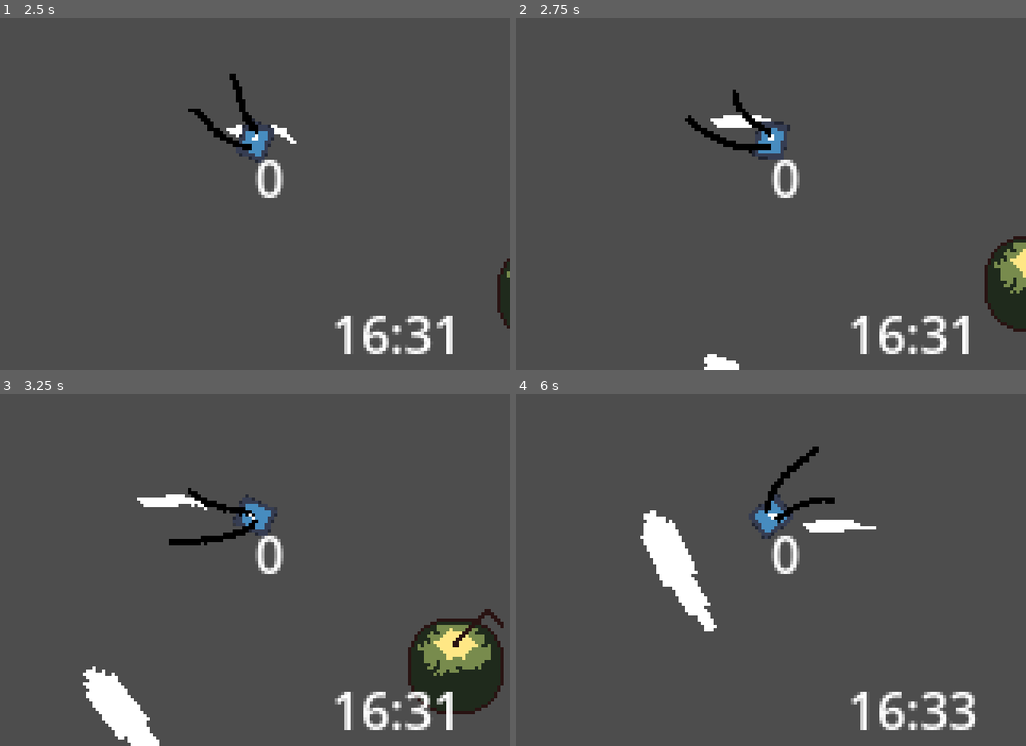
Above: before the commit, frames 1-4 (two rows, left to right).
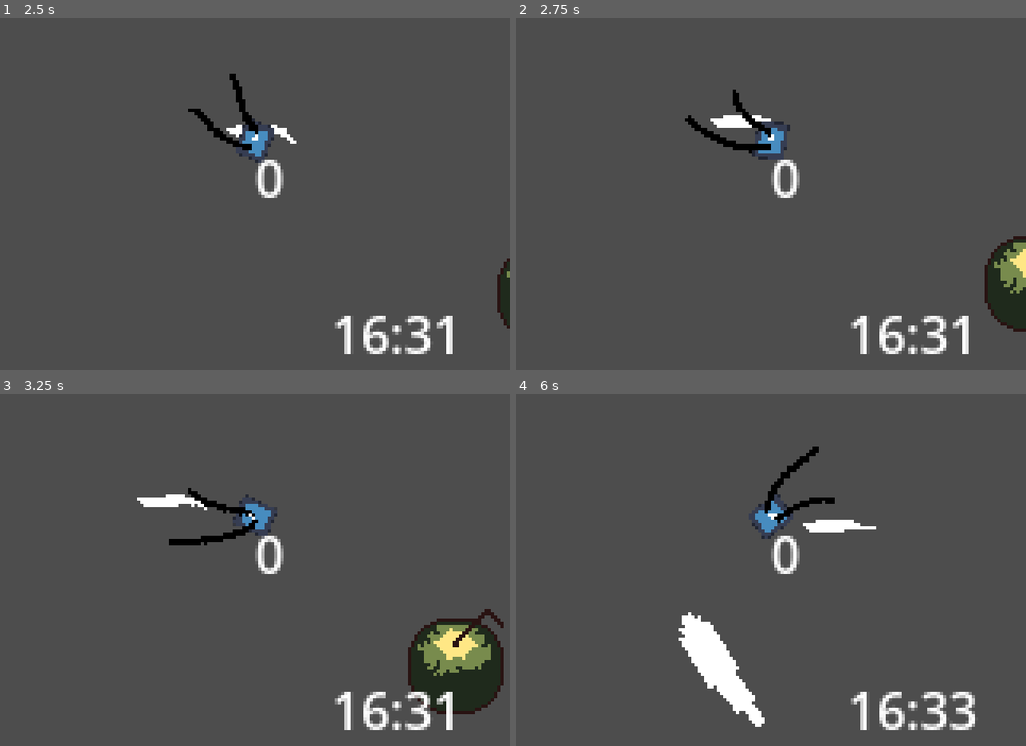
Above: after the commit, the same moments.

Repository: andrebariani/gbjam_12_spooky_fishing
Game: Godot game, scene res://scenes/test_scene.tscn
Two runs of this game, one before a commit and one after it. Both use one fixed random seed, a clock stepped at 60 frames per second and the inputs below. The engine's default icon, where the game draws it, is replaced by a stand-in: a white triangle on a blue panel in a dark square.
Inputs:
- Up to frame 1 (2.5 s): hold Right (right) 0.53-1.28 s; tap Z (A) at 0.6, 1.55, 2.1 s; tap X (B) at 0.8, 1.35, 2.3 s; hold Down (down) 1.28-2.03 s; hold Right (right) from 2.03 s (still down)
- Up to frame 2 (2.75 s): keep holding Right (right)
- Up to frame 3 (3.25 s): release Right (right) at 2.78 s; hold Up (up) from 2.78 s (still down); tap X (B) at 2.85 s; tap Z (A) at 3.05 s
- Up to frame 4 (6 s): release Up (up) at 3.53 s; hold Left (left) 3.53-5.03 s; tap Z (A) at 3.6, 4.55, 5.1 s; tap X (B) at 3.8, 4.35, 5.3, 5.85 s; hold Down (down) 5.03-5.78 s; hold Right (right) from 5.78 s (still down)

Frame 1 is identical in both runs. In frame 2, 0.2% of the frame differs, in the area x 36-44%, y 95-100%; in frame 3, 1.6%; in frame 4, 3.8%, in the area x 24-49%, y 33-95%.

Commit message:
we got fishing!

Diff:
--- a/scenes/entities/fish/Osteochthys.tres
+++ b/scenes/entities/fish/Osteochthys.tres
@@ -4,13 +4,19 @@
 
 [resource]
 script = ExtResource("1_u5bmx")
-id = null
-name = null
-description = null
-is_moochable = null
-behavior = null
-size_centimeters = null
-shadow_size = null
+id = &"bonefish"
+name = "Osteochthys"
+description = "Living fish bones that defies nature itself."
+is_moochable = false
+stamina = 0.0
+behavior = "Static"
+size_centimeters = 12.0
+is_fixed_attempts = false
+max_attempts = 7
+min_interval = 0.3
+max_interval = 3.0
+hook_window = 3.0
+shadow_size = 1
 weather = "None"
-is_timed_only = null
-time_window = null
+is_timed_only = false
+time_window = 0
--- a/scenes/entities/fish/fish_data.gd
+++ b/scenes/entities/fish/fish_data.gd
@@ -11,6 +11,13 @@
 @export_enum("Static", "Fidgety") var behavior: String = "Static"
 @export_range(0.1, 20, 0.1) var size_centimeters: float
 
+@export_subgroup("Nibble Logic")
+@export var is_fixed_attempts: bool = false
+@export var max_attempts: int = 7
+@export var min_interval: float= 0.3
+@export var max_interval: float=  3.0
+@export var hook_window: float = 3.0
+
 @export_subgroup("Shadow")
 enum SHADOW_SIZE {SMALL, MEDIUM, LARGE, HUGE, TITANIC}
 @export var shadow_size: SHADOW_SIZE = SHADOW_SIZE.MEDIUM
--- a/scenes/entities/player/states/cast.gd
+++ b/scenes/entities/player/states/cast.gd
@@ -3,9 +3,11 @@
 @onready var tween: Tween
 var cast_dir := Vector2.RIGHT
 var rotation = 0
+var button_was_pressed: bool
 
 func begin():
 	var e: PlayerBoat = entity
+	button_was_pressed = e.get_input(e.input_start, 'pressed')
 
 	e.cast_power = 0
 
@@ -25,8 +27,13 @@
 	var e: PlayerBoat = entity
 
 	var button_pressed = e.get_input(e.input_start, 'pressed')
-	#var button_just_pressed = e.get_input(e.input_start, 'just_pressed')
+	var button_just_pressed = e.get_input(e.input_start, 'just_pressed')
 	var button_released = e.get_input(e.input_start, 'just_released')
+	if button_just_pressed:
+		button_was_pressed = false
+	if button_was_pressed:
+		button_pressed = false
+		button_released = false
 
 	e.velocity = e.velocity.move_toward(Vector2.ZERO, e.FRICTION * delta)
 
--- a/scenes/entities/player/states/fishing.gd
+++ b/scenes/entities/player/states/fishing.gd
@@ -15,8 +15,11 @@
 
 	e.velocity = e.velocity.move_toward(Vector2.ZERO, e.FRICTION * delta)
 
-	if e.tackle_instance.state != e.tackle_instance.LAUNCH:
-		if e.global_position.distance_to(e.tackle_instance.global_position) < 5:
-			e.despawn_tackle()
-			end("Idle")
-			return
+	if e.tackle_instance:
+		if e.tackle_instance.state != e.tackle_instance.LAUNCH:
+			if e.global_position.distance_to(e.tackle_instance.global_position) < 5:
+				e.despawn_tackle()
+				end("Idle")
+				return
+	else:
+		end("Idle")
--- a/scenes/entities/player/states/idle.gd
+++ b/scenes/entities/player/states/idle.gd
@@ -7,5 +7,5 @@
 
 	if e.inputs.dirv:
 		end("Move")
-	elif e.get_input(e.input_start, 'just_released'):
+	elif e.get_input(e.input_start, 'just_pressed'):
 		end("Cast")
--- /dev/null
+++ b/scenes/entities/shadow/bite.gd
@@ -0,0 +1,44 @@
+extends State
+
+@onready var biteTimer = $BiteTimer
+
+var current_fish_hook_sec = 0
+
+func begin():
+	var e: Shadow = entity
+	var bait = e.detectArea.bait
+
+	bait.bite()
+
+	biteTimer.start(e.fish.hook_window)
+
+
+func run(delta):
+	var e: Shadow = entity
+	var bait = e.detectArea.bait
+
+	e.velocity = e.velocity.move_toward(Vector2.ZERO, e.FRICTION * delta)
+
+	if bait:
+		if bait.hooked:
+			print_debug('You caught a ', e.fish.name)
+			biteTimer.stop()
+			bait.despawn()
+			e.call_deferred("queue_free")
+	else:
+		end('Idle')
+
+
+func before_end(_next):
+	biteTimer.stop()
+
+
+func _on_bite_timer_timeout():
+	var e: Shadow = entity
+	var bait = e.detectArea.bait
+
+	bait.despawn()
+
+	print_debug('Fish escaped...', e.fish.name)
+
+	end('Escape')
--- /dev/null
+++ b/scenes/entities/shadow/chase.gd
@@ -0,0 +1,25 @@
+extends State
+
+
+func run(delta):
+	var e: Shadow = entity
+
+	var bait = e.detectArea.bait
+	if bait != null:
+		var dir = e.global_position.direction_to(bait.global_position)
+		var distance = e.global_position.distance_to(bait.global_position)
+		var target_velocity = Vector2.ZERO
+		var friction_multiplier = e.FRICTION
+		e.rotation = lerp_angle(e.rotation, dir.normalized().angle(), 0.05)
+
+		if e.chaseTimer.is_stopped():
+			if distance >= 5:
+				target_velocity = dir * (e.SPEED - 10)
+				friction_multiplier = e.ACCEL
+			else:
+				friction_multiplier = 3 * e.FRICTION
+				end("Nibble")
+
+		e.velocity = e.velocity.move_toward(target_velocity, friction_multiplier * delta)
+	else:
+		end("Idle")
--- /dev/null
+++ b/scenes/entities/shadow/escape.gd
@@ -0,0 +1,13 @@
+extends State
+
+
+func run(delta):
+	var e: Shadow = entity
+
+	var dir = e.global_position.direction_to(e.target_pos)
+	e.velocity = e.velocity.move_toward(dir * (e.SPEED * 10), e.ACCEL * delta)
+	e.rotation = lerp_angle(e.rotation, dir.normalized().angle(), 0.05)
+
+	if e.global_position.distance_to(e.target_pos) <= 1:
+		e.roamTimer.start(randf_range(1, 5))
+		end("Idle")
--- /dev/null
+++ b/scenes/entities/shadow/idle.gd
@@ -0,0 +1,14 @@
+extends State
+
+
+func begin():
+	var e: Shadow = entity
+	e.roamTimer.start(randf_range(1, 5))
+
+func run(delta):
+	var e: Shadow = entity
+
+	e.velocity = e.velocity.move_toward(Vector2.ZERO, e.FRICTION * delta)
+	e.seek_bait()
+	if e.roamTimer.is_stopped():
+		end("Roam")
--- /dev/null
+++ b/scenes/entities/shadow/nibble.gd
@@ -0,0 +1,60 @@
+extends State
+
+@onready var nibbleTimer := $NibbleTimer
+
+@onready var tween: Tween
+
+var nibbles = 0
+var MAX_NIBBLE = 0.3
+var MIN_NIBBLE = 3.0
+
+func begin():
+	var e: Shadow = entity
+
+	if e.fish.is_fixed_attempts:
+		nibbles = e.fish.max_attempts
+	else:
+		nibbles = randi_range(0, e.fish.max_attempts)
+	nibbleTimer.start(randf_range(e.fish.min_interval, e.fish.max_interval))
+
+
+func run(delta):
+	var e: Shadow = entity
+
+	e.velocity = e.velocity.move_toward(Vector2.ZERO, e.FRICTION * delta)
+
+	var bait = e.detectArea.bait
+	if bait:
+		var distance = e.global_position.distance_to(bait.global_position)
+
+		if nibbles <= 0:
+			end("Bite")
+			return
+		elif distance >= 5:
+			end("Chase")
+	else:
+		end("Idle")
+
+
+func before_end(_next):
+	nibbleTimer.stop()
+
+
+func play_nibble_animation():
+	var e: Shadow = entity
+
+	tween = get_tree().create_tween()
+	tween.tween_property(e.body, 'position', Vector2(2, 0), 0.1) \
+		.set_ease(Tween.EASE_IN) \
+		.set_trans(Tween.TRANS_QUAD)
+	tween.tween_property(e.body, 'position', Vector2.ZERO, 0.2) \
+		.set_ease(Tween.EASE_OUT) \
+		.set_trans(Tween.TRANS_QUAD)
+	tween.play()
+
+
+func _on_nibble_timer_timeout():
+	nibbles -= 1
+	if nibbles > 0:
+		play_nibble_animation()
+		nibbleTimer.start(randf_range(MIN_NIBBLE, MAX_NIBBLE))
--- /dev/null
+++ b/scenes/entities/shadow/roam.gd
@@ -0,0 +1,14 @@
+extends State
+
+
+func run(delta):
+	var e: Shadow = entity
+
+	e.seek_bait()
+	var dir = e.global_position.direction_to(e.target_pos)
+	e.velocity = e.velocity.move_toward(dir * e.SPEED, e.ACCEL * delta)
+	e.rotation = lerp_angle(e.rotation, dir.normalized().angle(), 0.05)
+
+	if e.global_position.distance_to(e.target_pos) <= 1:
+		e.roamTimer.start(randf_range(5, 15))
+		end("Idle")
--- a/scenes/entities/shadow/shadow.gd
+++ b/scenes/entities/shadow/shadow.gd
@@ -7,13 +7,15 @@
 @onready var detectArea = $DetectArea
 @onready var lineOfSight = $LineOfSight
 
+@onready var sm: StateMachine = $States
+
 @onready var roamTimer = $RoamingTimer
 @onready var chaseTimer = $ChaseTimer
 
 const SPEED = 50.0
 const ROTATION_SPEED = 1.2
 const FRICTION = 50
-const ACCEL = 50
+const ACCEL = 20
 
 var state = IDLE
 enum {
@@ -21,7 +23,8 @@
 	ROAM,
 	CHASE,
 	NIBBLE,
-	BITE
+	BITE,
+	ESCAPE
 }
 
 var roaming_range = 64
@@ -36,42 +39,13 @@
 
 	update_target_position()
 
+	sm.init(self)
+
 
 func _physics_process(delta):
 	lineOfSight.force_raycast_update()
 
-	match state:
-		IDLE:
-			velocity = velocity.move_toward(Vector2.ZERO, FRICTION * delta)
-			seek_bait()
-			if roamTimer.is_stopped():
-				state = ROAM
-		ROAM:
-			seek_bait()
-			var dir = global_position.direction_to(target_pos)
-			velocity = velocity.move_toward(dir * SPEED, ACCEL * delta)
-			rotation = lerp_angle(rotation, dir.normalized().angle(), 0.05)
-
-			if global_position.distance_to(target_pos) <= 1:
-				roamTimer.start(randi_range(1, 5))
-				state = IDLE
-		CHASE:
-			var bait = detectArea.bait
-			if bait != null:
-				var dir = global_position.direction_to(bait.global_position)
-				rotation = lerp_angle(rotation, dir.normalized().angle(), 0.05)
-
-				if chaseTimer.is_stopped():
-					velocity = velocity.move_toward(dir * SPEED, ACCEL * delta)
-				else:
-					velocity = velocity.move_toward(Vector2.ZERO, FRICTION * delta)
-			else:
-				roamTimer.start(randi_range(2, 4))
-				state = IDLE
-		NIBBLE:
-			call_deferred("queue_free")
-		BITE:
-			call_deferred("queue_free")
+	sm.run(delta)
 
 	animate_body(delta)
 	move_and_slide()
@@ -93,7 +67,7 @@
 
 func seek_bait():
 	if detectArea.can_see_bait():
-		state = CHASE
+		sm.change_state("Chase")
 		chaseTimer.start(randf_range(0.5, 2))
 
 
@@ -106,7 +80,3 @@
 
 func _on_roaming_timer_timeout():
 	update_target_position()
-
-
-func _on_chase_timer_timeout():
-	pass
--- a/scenes/entities/shadow/shadow.tscn
+++ b/scenes/entities/shadow/shadow.tscn
@@ -1,21 +1,24 @@
-[gd_scene load_steps=9 format=3 uid="uid://bfoabmylt4ar5"]
+[gd_scene load_steps=14 format=3 uid="uid://bfoabmylt4ar5"]
 
 [ext_resource type="Script" path="res://scenes/entities/shadow/shadow.gd" id="1_amnuf"]
 [ext_resource type="Resource" uid="uid://bts3u0vfq5bhl" path="res://scenes/entities/fish/Osteochthys.tres" id="2_iguua"]
 [ext_resource type="Texture2D" uid="uid://cusnwg0quwr5s" path="res://assets/Sprite-0003.png" id="3_t6ea0"]
 [ext_resource type="Script" path="res://scenes/entities/shadow/detect_area.gd" id="4_c6y7k"]
 [ext_resource type="Script" path="res://scenes/entities/state_machine.gd" id="5_7ytth"]
-[ext_resource type="Script" path="res://scenes/entities/state.gd" id="6_hiwmx"]
+[ext_resource type="Script" path="res://scenes/entities/shadow/idle.gd" id="6_quvx2"]
+[ext_resource type="Script" path="res://scenes/entities/shadow/roam.gd" id="7_v0eq8"]
+[ext_resource type="Script" path="res://scenes/entities/shadow/chase.gd" id="8_x41m0"]
+[ext_resource type="Script" path="res://scenes/entities/shadow/nibble.gd" id="9_qjkme"]
+[ext_resource type="Script" path="res://scenes/entities/shadow/bite.gd" id="10_4x6r8"]
+[ext_resource type="Script" path="res://scenes/entities/shadow/escape.gd" id="11_4e4nq"]
 
-[sub_resource type="CapsuleShape2D" id="CapsuleShape2D_yv2gw"]
-radius = 47.0
-height = 148.0
+[sub_resource type="CircleShape2D" id="CircleShape2D_esab5"]
+radius = 44.0114
 
 [sub_resource type="CircleShape2D" id="CircleShape2D_xbx01"]
-radius = 7.0
+radius = 4.0
 
 [node name="Shadow" type="CharacterBody2D"]
-position = Vector2(56, 74)
 collision_layer = 8
 motion_mode = 1
 script = ExtResource("1_amnuf")
@@ -26,9 +29,8 @@
 metadata/_edit_lock_ = true
 
 [node name="Body" type="Line2D" parent="."]
-position = Vector2(20, 0)
 scale = Vector2(3, 3)
-points = PackedVector2Array(-6, 0, -14, 0, -20, 0)
+points = PackedVector2Array(0, 0, -8, 0, -14, 0)
 texture = ExtResource("3_t6ea0")
 texture_mode = 2
 metadata/_edit_lock_ = true
@@ -42,11 +44,10 @@
 
 [node name="DetectShape" type="CollisionShape2D" parent="DetectArea"]
 position = Vector2(30, 0)
-shape = SubResource("CapsuleShape2D_yv2gw")
-metadata/_edit_lock_ = true
+shape = SubResource("CircleShape2D_esab5")
 
 [node name="CollisionShape2D" type="CollisionShape2D" parent="."]
-position = Vector2(-7, 0)
+position = Vector2(-4, 0)
 shape = SubResource("CircleShape2D_xbx01")
 metadata/_edit_lock_ = true
 
@@ -61,12 +62,34 @@
 [node name="States" type="Node" parent="."]
 script = ExtResource("5_7ytth")
 
-[node name="state" type="Node" parent="States"]
-script = ExtResource("6_hiwmx")
+[node name="Idle" type="Node" parent="States"]
+script = ExtResource("6_quvx2")
+
+[node name="Roam" type="Node" parent="States"]
+script = ExtResource("7_v0eq8")
+
+[node name="Chase" type="Node" parent="States"]
+script = ExtResource("8_x41m0")
+
+[node name="Nibble" type="Node" parent="States"]
+script = ExtResource("9_qjkme")
+
+[node name="NibbleTimer" type="Timer" parent="States/Nibble"]
+one_shot = true
+
+[node name="Bite" type="Node" parent="States"]
+script = ExtResource("10_4x6r8")
+
+[node name="BiteTimer" type="Timer" parent="States/Bite"]
+one_shot = true
+
+[node name="Escape" type="Node" parent="States"]
+script = ExtResource("11_4e4nq")
 
 [connection signal="area_entered" from="DetectArea" to="DetectArea" method="_on_area_entered"]
 [connection signal="area_exited" from="DetectArea" to="DetectArea" method="_on_area_exited"]
 [connection signal="body_entered" from="DetectArea" to="DetectArea" method="_on_body_entered"]
 [connection signal="body_exited" from="DetectArea" to="DetectArea" method="_on_body_exited"]
 [connection signal="timeout" from="RoamingTimer" to="." method="_on_roaming_timer_timeout"]
-[connection signal="timeout" from="ChaseTimer" to="." method="_on_chase_timer_timeout"]
+[connection signal="timeout" from="States/Nibble/NibbleTimer" to="States/Nibble" method="_on_nibble_timer_timeout"]
+[connection signal="timeout" from="States/Bite/BiteTimer" to="States/Bite" method="_on_bite_timer_timeout"]
--- a/scenes/entities/tackle/tackle.gd
+++ b/scenes/entities/tackle/tackle.gd
@@ -11,7 +11,8 @@
 enum {
 	WAIT,
 	LAUNCH,
-	FLOAT
+	FLOAT,
+	BITE
 }
 
 var state = WAIT
@@ -24,6 +25,9 @@
 var delta_elapsed = 0
 var arc_axis = 0
 
+var is_moving := false
+var hooked := false
+
 var entity = null
 var bait: BaitData = null
 
@@ -31,6 +35,7 @@
 func init(_entity):
 	entity = _entity
 	global_position = entity.global_position
+
 
 func _physics_process(delta):
 	var e: PlayerBoat = entity
@@ -40,27 +45,47 @@
 		WAIT:
 			return
 		LAUNCH:
-			arc_axis = launch_speed * sin(deg_to_rad(45)) * delta_elapsed - (0.5 * 9.8 * pow(delta_elapsed, 2))
-
-			if arc_axis <= 0:
-				collision.disabled = false
-				state = FLOAT
+			arc_axis = launch_speed * sin(deg_to_rad(45)) * delta_elapsed - \
+					(0.5 * 9.8 * pow(delta_elapsed, 2))
 
 			if arc_axis > 0:
 				var x_axis = launch_speed * cos(deg_to_rad(45)) * delta_elapsed
 				global_position = start_pos + (dir * x_axis)
 
 				sprite.position.y = -arc_axis
+
+			# landed on water
+			if arc_axis <= 0:
+				collision.disabled = false
+				state = FLOAT
 		FLOAT:
 			var pressed = e.get_input(e.input_start, "pressed")
 
 			if pressed:
+				is_moving = false
 				reel_speed = lerp(reel_speed, SPEED, ACCEL * delta)
 			else:
+				is_moving = true
 				reel_speed = lerp(reel_speed, 0.0, (ACCEL*4) * delta)
 
 			global_position += global_position.direction_to( \
 					e.global_position) * reel_speed * delta
+		BITE:
+			sprite.visible = false
+
+			if e.get_input(e.input_start, "just_pressed"):
+				hooked = true
+
+
+func despawn():
+	var e: PlayerBoat = entity
+	e.despawn_tackle()
+
+
+func bite():
+	hooked = false
+	state = BITE
+
 
 func launch(_power: int, _dir: Vector2):
 	state = LAUNCH
